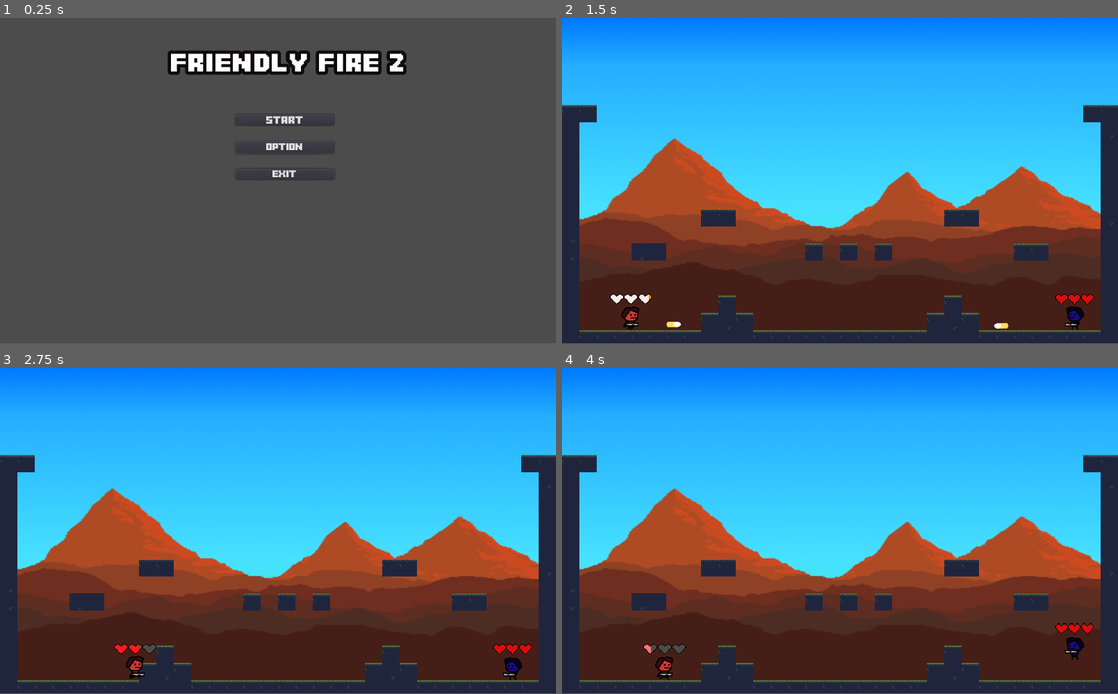
Above: before the commit, frames 1-4 (two rows, left to right).
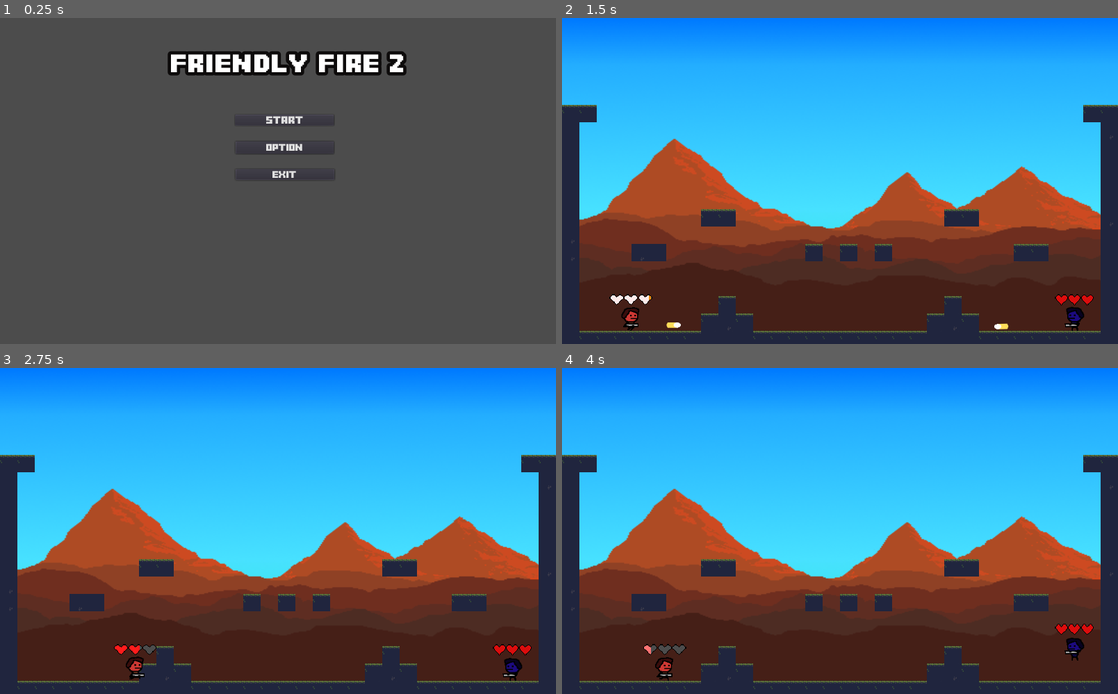
Above: after the commit, the same moments.

Repository: Toefge/InteraktiveSysteme
Game: Godot game, scene res://Menu.tscn
Two runs of this game, one before a commit and one after it. Both use one fixed random seed, a clock stepped at 60 frames per second and the inputs below.
Inputs (mouse positions are in pixels of both pictures, inside the frame that each line leads up to):
- Up to frame 1 (0.25 s): no input
- Up to frame 2 (1.5 s): click "Start" at 0.5 s; tap Enter (fire02) at 1.25 s; move the mouse to (962, 164) at 1.27 s; hold D (right) from 1.28 s (still down); hold Space (fire) from 1.28 s (still down)
- Up to frame 3 (2.75 s): keep holding D (right); tap Up (ui_up) at 1.52, 2.27 s; move the mouse to (166, 547) at 2.02 s; release Space (fire) at 2.03 s; tap Enter (fire02) at 2.1 s
- Up to frame 4 (4 s): move the mouse to (895, 459) at 2.77 s; release D (right) at 2.78 s; hold A (left) 2.78-3.53 s; hold Space (fire) 2.78-3.53 s; move the mouse to (812, 596) at 3.52 s; hold D (right) from 3.53 s (still down); tap Enter (fire02) at 3.6 s; tap Up (ui_up) at 3.77 s
The window is 800x468 before the commit and 800x469 after it. Grey fills any space a smaller window leaves; there, only what the larger window draws over its background counts as a difference.

The runs differ from the first frame. In frame 1, 0.7% of the frame differs, in the area x 30-74%, y 10-50%; in frame 2, 1.5%, in the area x 0-100%, y 26-99%; in frame 3, 1.5%; in frame 4, 1.5%.

Commit message:
Back to Menu und Auflösung
-Nach dem ein Spieler stirbt kommt man zurück zum Menü.
-Schwarzen Ränder links und rechts im Vollbildmodus entfernt -> Besser Auflösung

Diff:
--- a/Player1/player1.gd
+++ b/Player1/player1.gd
@@ -96,6 +96,8 @@
 
 func kill():
 	print("dead")
+	yield(get_tree().create_timer(2), "timeout")
+	get_tree().change_scene("res://Menu.tscn")
 
 func _set_health(value):
 	var prev_health = health
--- a/Player2/player 2.gd
+++ b/Player2/player 2.gd
@@ -93,6 +93,8 @@
 
 func kill():
 	print("dead")
+	yield(get_tree().create_timer(2), "timeout")
+	get_tree().change_scene("res://Menu.tscn")
 
 func _set_health(value):
 	var prev_health = health
--- a/project.godot
+++ b/project.godot
@@ -33,7 +33,6 @@
 [display]
 
 window/stretch/mode="2d"
-window/stretch/aspect="keep"
 
 [input]
 
